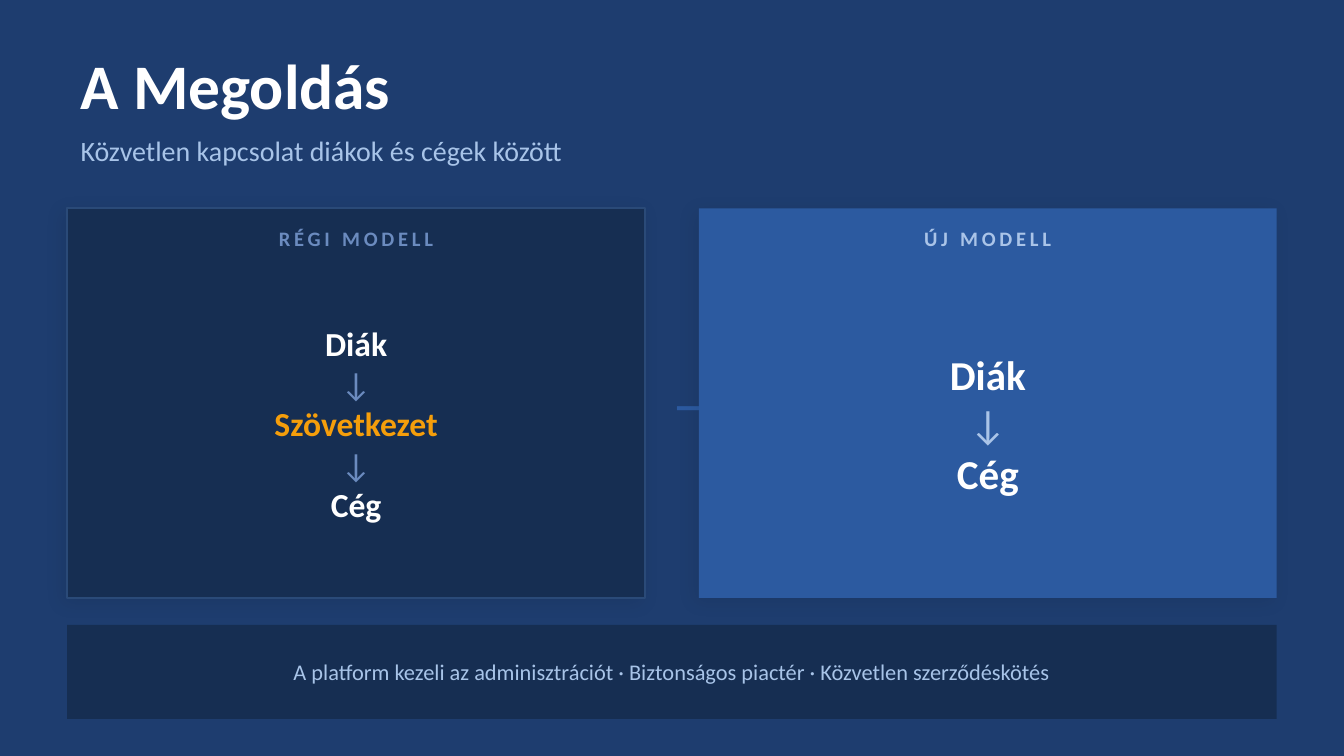
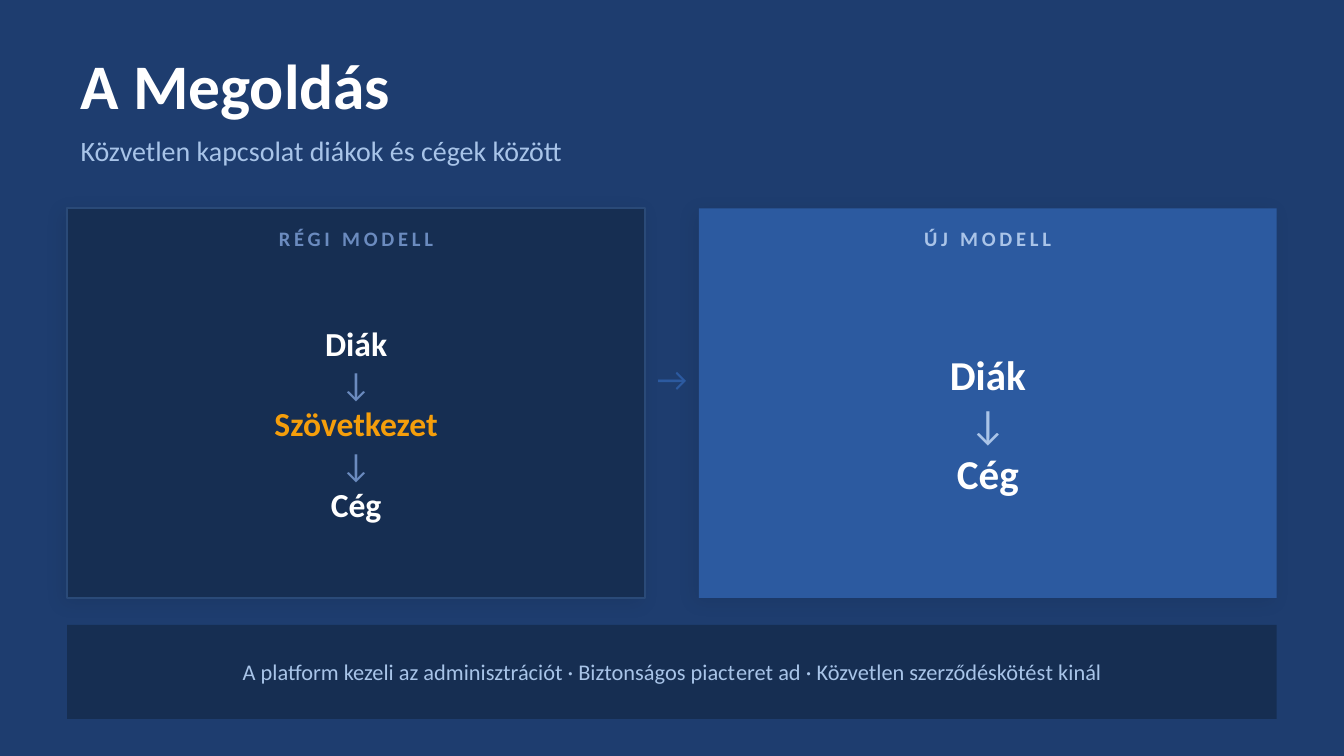
Before and after one commit to DomonkosTech/Orion, a slide deck: slide 3 of docs/Orion_Prezentacio.pptx. Drawn at 1344x756 pixels with LibreOffice and Linux fonts; fonts in the diff are those of the drawing. Boxes give left, top, right and bottom in pixels: in the first picture for what was removed or moved away, otherwise in the second. Text is boxed around its words. In the diff, an @@ line names an element or a change of style, - is before the commit and + after.

```diff
--- a/docs/Orion_Prezentacio.pptx
+++ b/docs/Orion_Prezentacio.pptx
@@ text "→": place and size @@
-text "→" at box(652, 336, 746, 470)
+text "→" at box(336, 351, 1008, 405)
@@ text "→" at box(336, 351, 1008, 405): size 28 to 18 pt; vertical alignment middle to top @@
@@ text at box(243, 664, 1101, 684): text changed @@
-A platform kezeli az adminisztrációt · Biztonságos piactér · Közvetlen szerződéskötés
+A platform kezeli az adminisztrációt · Biztonságos piacteret ad · Közvetlen szerződéskötést kinál
```
Also in this commit, not shown: 11 other slides changed, 5 slides added, 1 other file.
